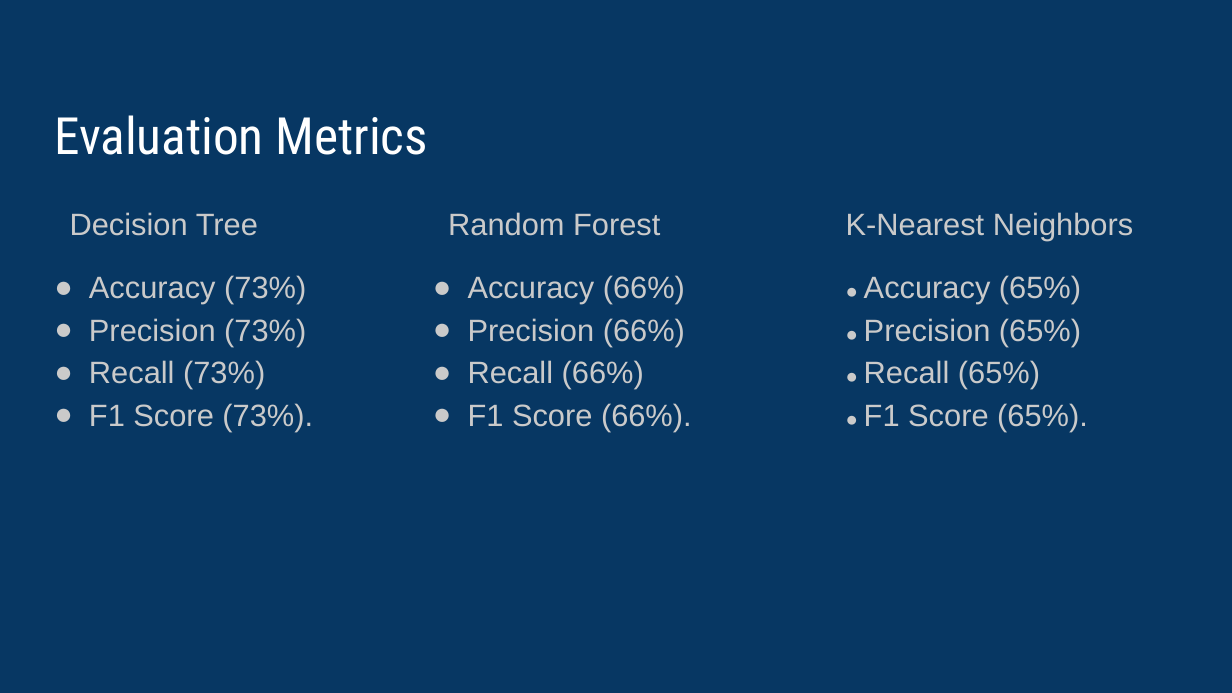
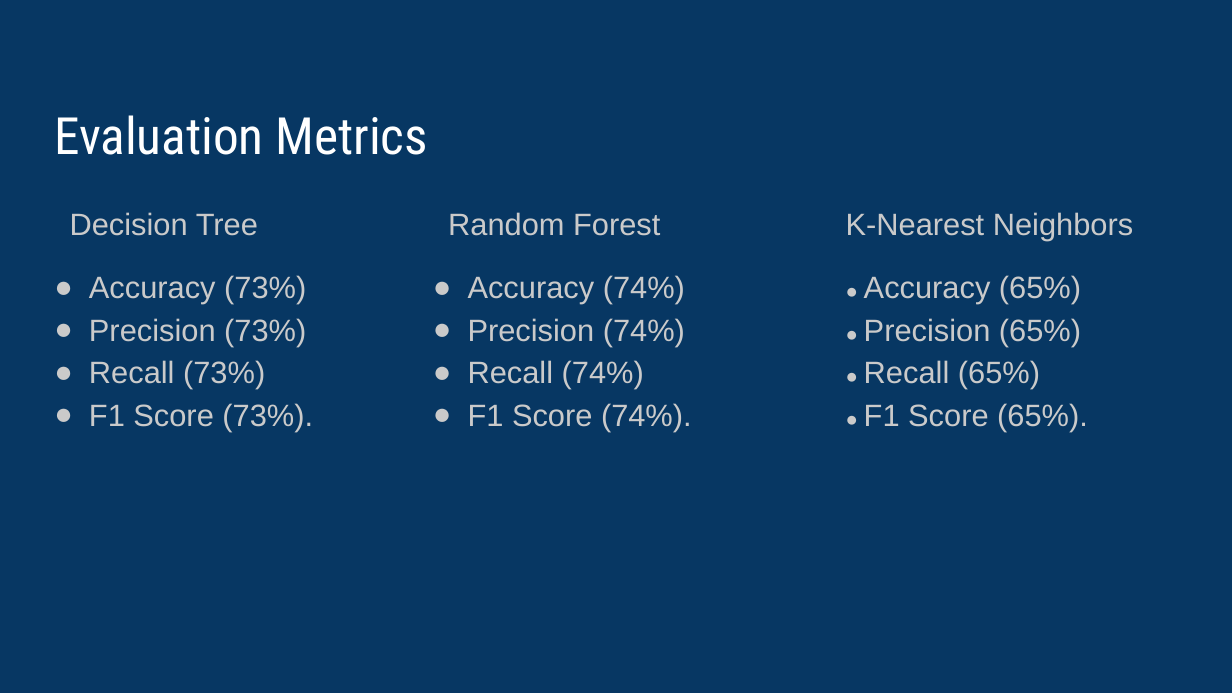
Before and after one commit to vipvivek15/CMPE_255_Final_Project, a slide deck: slide 11 of Final_presentation.pptx. Drawn at 1232x693 pixels with LibreOffice and Linux fonts; fonts in the diff are those of the drawing. Boxes give left, top, right and bottom in pixels: in the first picture for what was removed or moved away, otherwise in the second. Text is boxed around its words. In the diff, an @@ line names an element or a change of style, - is before the commit and + after.

```diff
--- a/Final_presentation.pptx
+++ b/Final_presentation.pptx
@@ text at bbox=[468, 275, 692, 432]: text changed @@
-● Accuracy (66%)
-● Precision (66%)
-● Recall (66%)
-● F1 Score (66%).
+● Accuracy (74%)
+● Precision (74%)
+● Recall (74%)
+● F1 Score (74%).
```
Also in this commit, not shown: 3 other slides changed, 2 other files.
